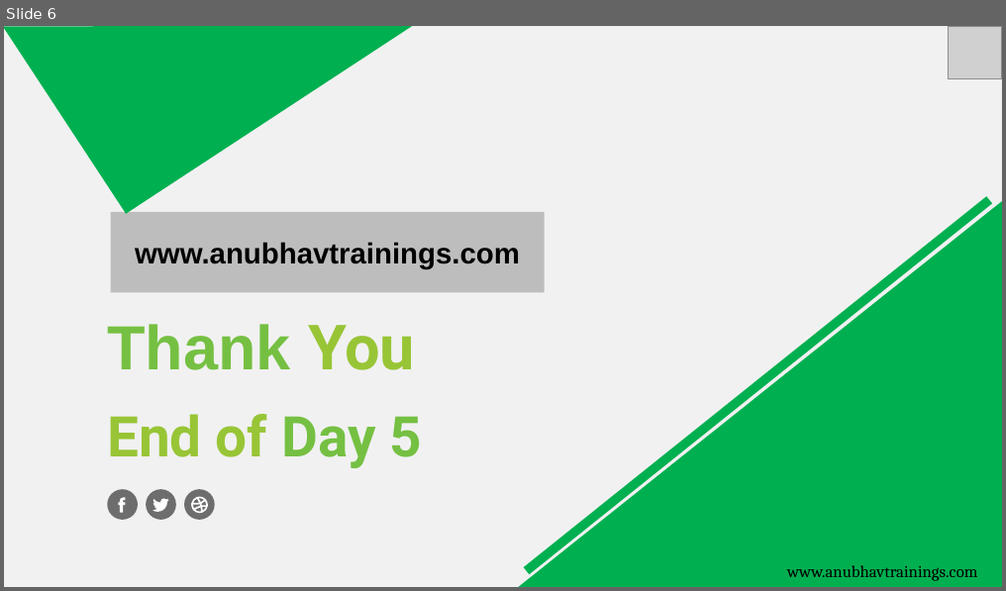
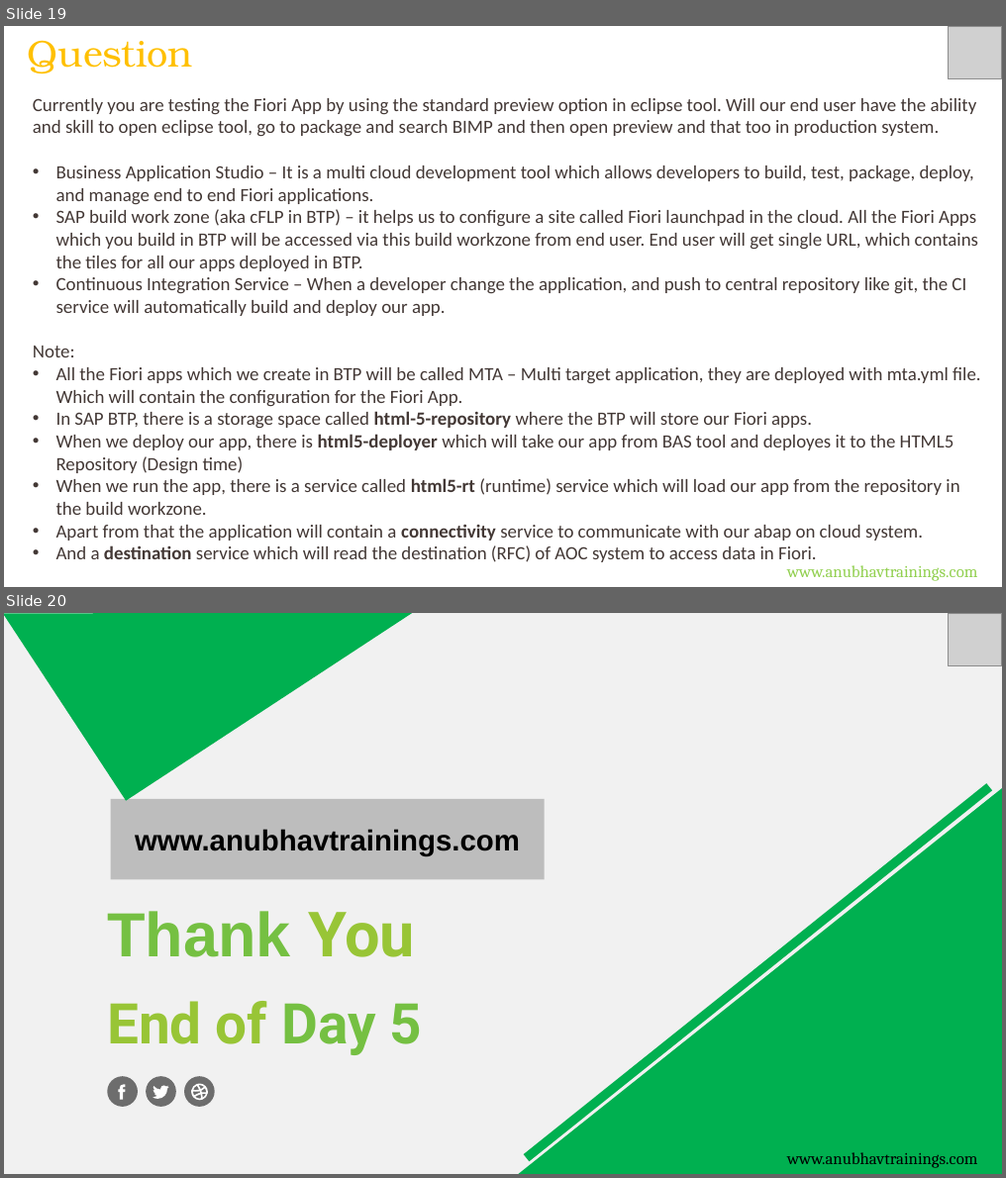
Before and after one commit to soyuztechnologies/AOC_Corporate_Training, a slide deck: Day 6/DAY-6.pptx. Shown one above the other, each under a label of ours: slide 6 before the commit, slides 19 and 20 after it. The pictures are 1006x591 and 1006x1178 pixels, drawn with LibreOffice and Linux fonts; fonts in the diff are those of the drawing; grey boxes stand for pictures. Boxes give left, top, right and bottom in pixels: in the first picture for what was removed or moved away, otherwise in the second. Text is boxed around its words. In the diff, an @@ line names an element or a change of style, - is before the commit and + after.

```diff
--- a/Day 6/DAY-6.pptx
+++ b/Day 6/DAY-6.pptx
@@ slide 19 added at [4,26,1002,587], background #FFFFFF @@
@@ text added at [27,40,192,75], 36 pt, text #FFC000 @@
+Question
@@ picture added at [948,26,1002,79] @@
@@ text added at [33,98,980,563], 18 pt, text #433835 @@
+Currently you are testing the Fiori App by using the standard preview option in eclipse tool. Will our end user have the ability and skill to open eclipse tool, go to package and search BIMP and then open preview and that too in production system.
+• Business Application Studio – It is a multi cloud development tool which allows developers to build, test, package, deploy, and manage end to end Fiori applications.
+• SAP build work zone (aka cFLP in BTP) – it helps us to configure a site called Fiori launchpad in the cloud. All the Fiori Apps which you build in BTP will be accessed via this build workzone from end user. End user will get single URL, which contains the tiles for all our apps deployed in BTP.
+• Continuous Integration Service – When a developer change the application, and push to central repository like git, the CI service will automatically build and deploy our app.
+Note:
+• All the Fiori apps which we create in BTP will be called MTA – Multi target application, they are deployed with mta.yml file. Which will contain the configuration for the Fiori App.
+• In SAP BTP, there is a storage space called html-5-repository where the BTP will store our Fiori apps.
+• When we deploy our app, there is html5-deployer which will take our app from BAS tool and deployes it to the HTML5 Repository (Design time)
+• When we run the app, there is a service called html5-rt (runtime) service which will load our app from the repository in the build workzone.
+• Apart from that the application will contain a connectivity service to communicate with our abap on cloud system.
+• And a destination service which will read the destination (RFC) of AOC system to access data in Fiori.
@@ text added at [787,566,977,581], 16 pt, text #92D050 @@
+www.anubhavtrainings.com
@@ what was slide 6 is now slide 20 @@
```
Also in this commit, not shown: 1 slide changed, 13 other slides added, 4 other files.
